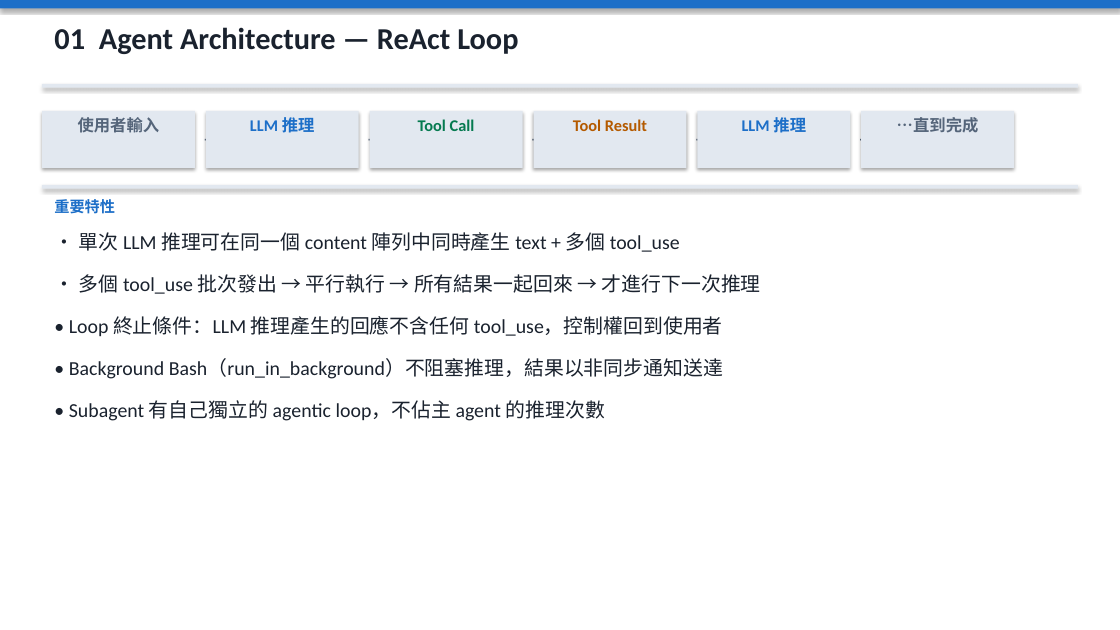
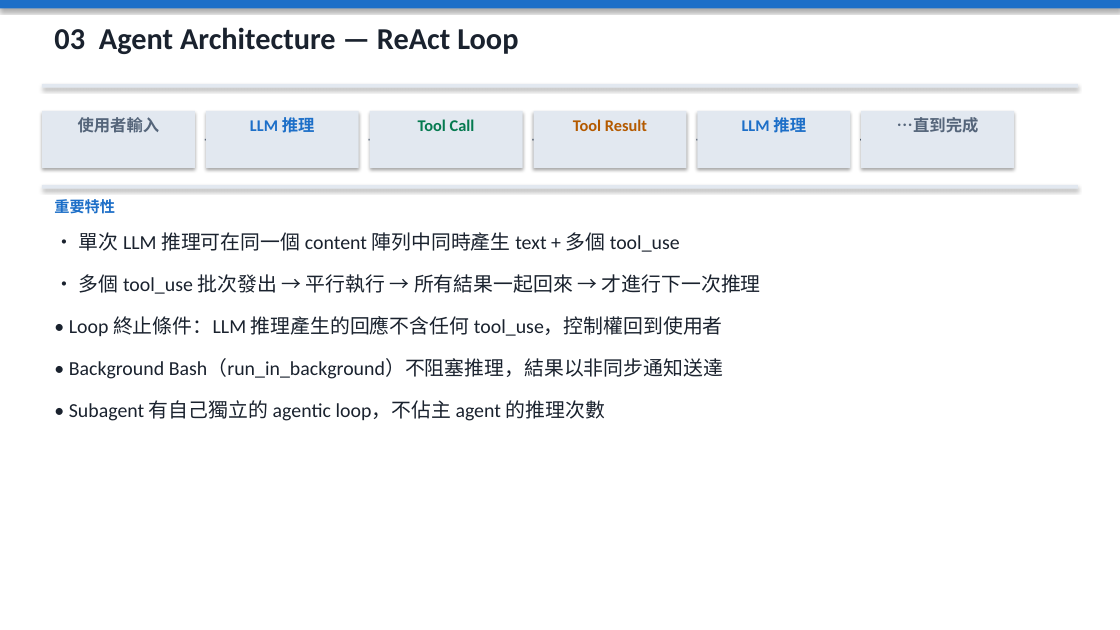
Before and after one commit to SunnyWenwen/reseach_claude_code, a slide deck: slide 10 of claude_code_full.pptx. Drawn at 1120x630 pixels with LibreOffice and Linux fonts; fonts in the diff are those of the drawing. Boxes give left, top, right and bottom in pixels: in the first picture for what was removed or moved away, otherwise in the second. Text is boxed around its words. In the diff, an @@ line names an element or a change of style, - is before the commit and + after.

```diff
--- a/claude_code_full.pptx
+++ b/claude_code_full.pptx
@@ text at [54, 27, 518, 54]: text changed @@
-01 Agent Architecture — ReAct Loop
+03 Agent Architecture — ReAct Loop
```
Also in this commit, not shown: 14 other slides changed, 1 slide added, 6 other files.
